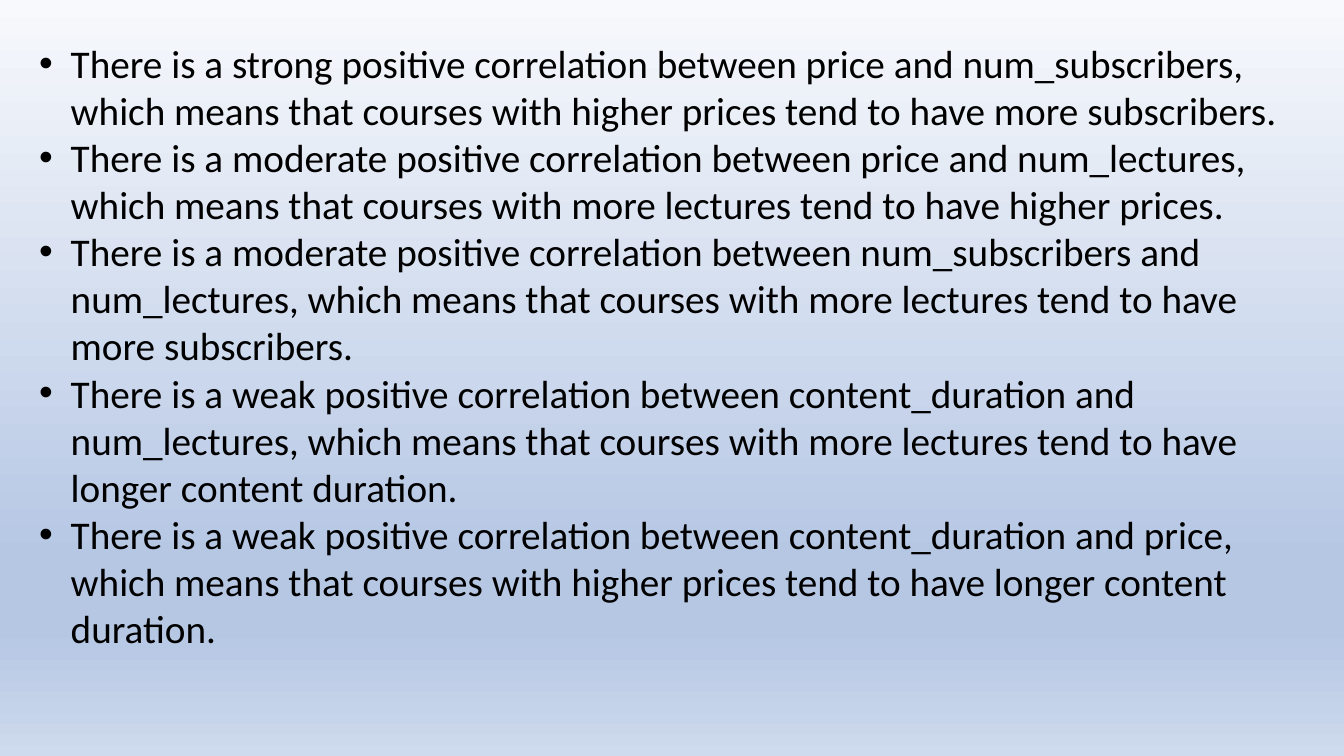
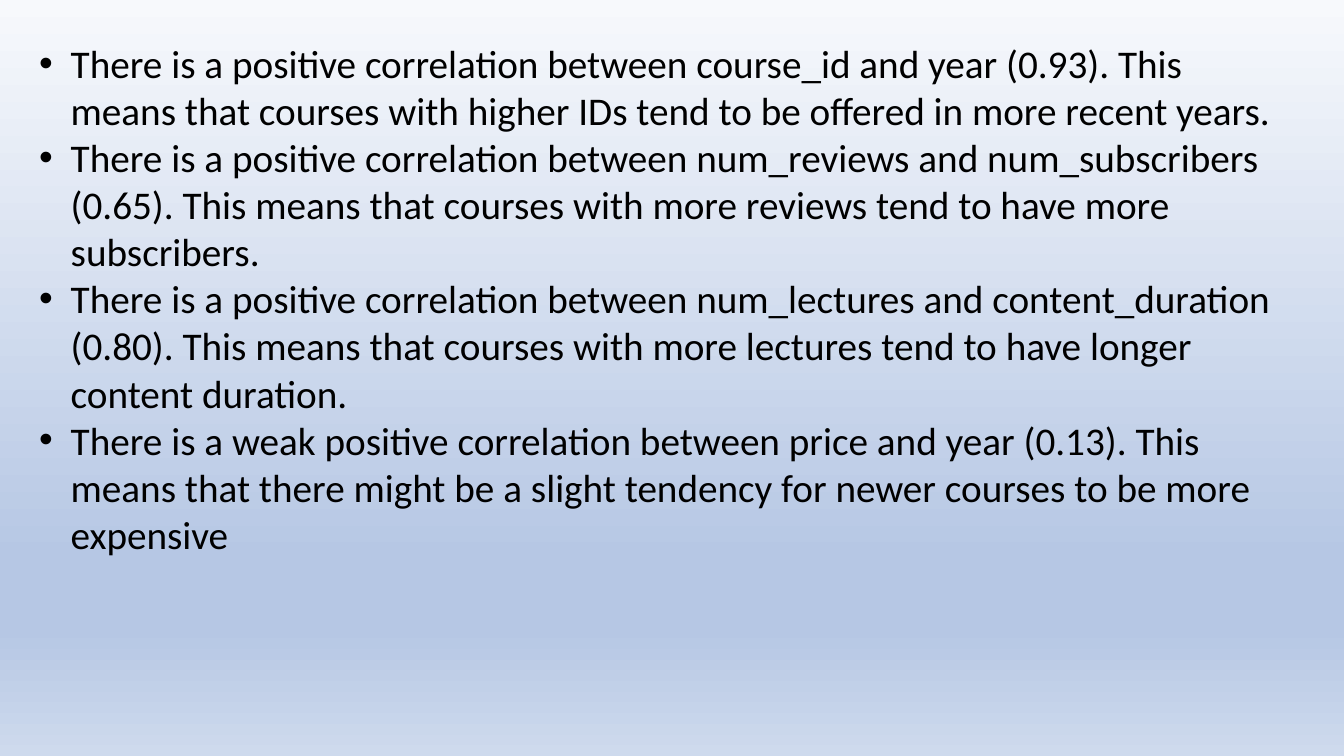
Before and after one commit to jayadir/Analysis_of_udemy_courses, a slide deck: slide 19 of DAVppt.pptx. Drawn at 1344x756 pixels with LibreOffice and Linux fonts; fonts in the diff are those of the drawing. Boxes give left, top, right and bottom in pixels: in the first picture for what was removed or moved away, otherwise in the second. Text is boxed around its words. In the diff, an @@ line names an element or a change of style, - is before the commit and + after.

```diff
--- a/DAVppt.pptx
+++ b/DAVppt.pptx
@@ text at <box>71,49,1270,556</box>: text changed @@
-• There is a strong positive correlation between price and num_subscribers, which means that courses with higher prices tend to have more subscribers.
-• There is a moderate positive correlation between price and num_lectures, which means that courses with more lectures tend to have higher prices.
-• There is a moderate positive correlation between num_subscribers and num_lectures, which means that courses with more lectures tend to have more subscribers.
-• There is a weak positive correlation between content_duration and num_lectures, which means that courses with more lectures tend to have longer content duration.
-• There is a weak positive correlation between content_duration and price, which means that courses with higher prices tend to have longer content duration.
+• There is a positive correlation between course_id and year (0.93). This means that courses with higher IDs tend to be offered in more recent years.
+• There is a positive correlation between num_reviews and num_subscribers (0.65). This means that courses with more reviews tend to have more subscribers.
+• There is a positive correlation between num_lectures and content_duration (0.80). This means that courses with more lectures tend to have longer content duration.
+• There is a weak positive correlation between price and year (0.13). This means that there might be a slight tendency for newer courses to be more expensive
```
